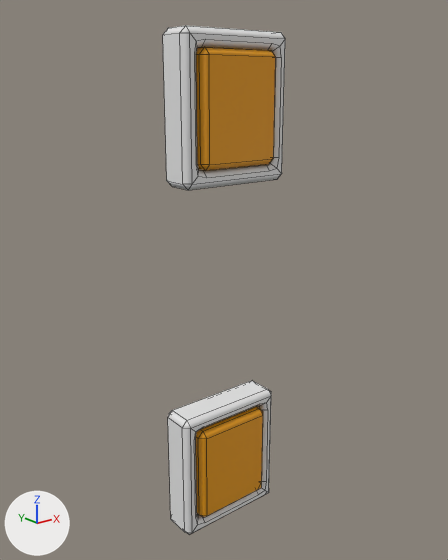
The FBX model Assets/PackageAsset/Honda 1/Clay/SM_Clay_Window_03.fbx as it was, and as the next commit left it.
Camera for both pictures: a 50 mm camera at (-0.43, -1.563, 1.496) aimed at (0.484, -0.421, 1.039). Every picture has the same lights, and +X, +Y and +Z are marked at lower left. Mesh edges are drawn as thin lines. Where no turn or scale is listed for an object, it has been applied to the vertices.

Script lines for the objects in view, before the commit:
```python
mat_mi_clay_01 = principled_material('MI_Clay_01')
mat_mi_clay_01.base_color = (0.8, 0.8, 0.8)  # white #e7e7e7
me_cube_090_piece_041_piece_010 = bpy.data.meshes.new('Cube.090_Piece.041_Piece.010')
me_cube_090_piece_041_piece_010.from_pydata(...)  # 192 vertices, 180 faces; spans x 0.324..0.634, y -0.484..-0.381, z 0.386..1.611
# faces by material slot: [128, 52]
me_cube_090_piece_041_piece_010.materials.append(mat_mi_clay_01)  # white #e7e7e7
me_cube_090_piece_041_piece_010.materials.append(mat_mi_lgiht_01)  # orange #e79a00
ob_sm_clay_window_03 = bpy.data.objects.new('SM_Clay_Window_03', me_cube_090_piece_041_piece_010)
ob_sm_clay_window_03.location = (0.0, 0.0, 0.0)
```
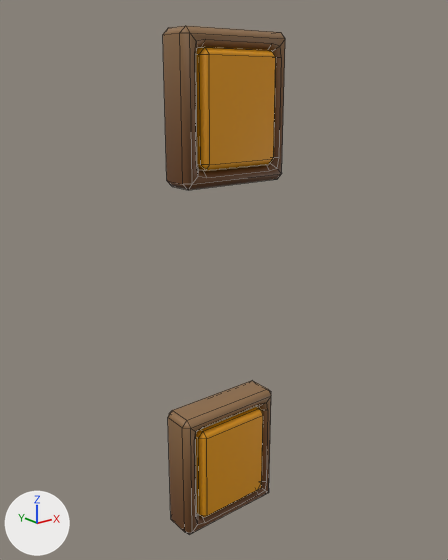
What differs and where, as boxes [x1, y1, x2, y2] in the pictures (448 x 560 px):
'SM_Clay_Window_03', surface changed (grey to brown): [163, 26, 285, 534] in both

The change in detail:
Picture 'T_All_01.png' (img_t_all_01_png) is new.
In material 'MI_Clay_01' (mat_mi_clay_01), base_color is no longer (0.8, 0.8, 0.8), white #e7e7e7.
In material 'MI_Clay_01' (mat_mi_clay_01), texture is now set to img_t_all_01_png.
